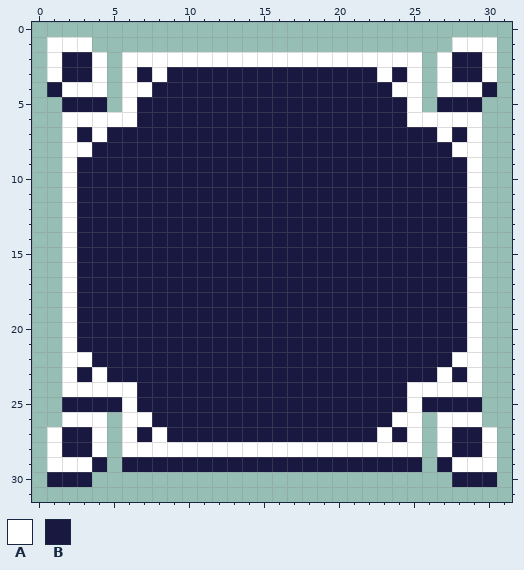
Two versions of one pixel-art sprite, assets/art/sprites/spr_ui_box2.png. This is how it looked before the edit.
The file is 32x32 pixels.
Palette (. is transparent): A #ffffff  B #181840
Pixels before, first column x 1:
 1 AAA........................AAA
 2 ABBA.AAAAAAAAAAAAAAAAAAAA.ABBA
 3 ABBA.ABABBBBBBBBBBBBBBABA.ABBA
 4 BAAA.AABBBBBBBBBBBBBBBBAA.AAAB
 5 .BBB.ABBBBBBBBBBBBBBBBBBA.BBB.
 6 .AAAAABBBBBBBBBBBBBBBBBBAAAAA.
 7 .ABABBBBBBBBBBBBBBBBBBBBBBABA.
 8 .AABBBBBBBBBBBBBBBBBBBBBBBBAA.
 9 .ABBBBBBBBBBBBBBBBBBBBBBBBBBA.
10 .ABBBBBBBBBBBBBBBBBBBBBBBBBBA.
11 .ABBBBBBBBBBBBBBBBBBBBBBBBBBA.
12 .ABBBBBBBBBBBBBBBBBBBBBBBBBBA.
13 .ABBBBBBBBBBBBBBBBBBBBBBBBBBA.
14 .ABBBBBBBBBBBBBBBBBBBBBBBBBBA.
15 .ABBBBBBBBBBBBBBBBBBBBBBBBBBA.
16 .ABBBBBBBBBBBBBBBBBBBBBBBBBBA.
17 .ABBBBBBBBBBBBBBBBBBBBBBBBBBA.
18 .ABBBBBBBBBBBBBBBBBBBBBBBBBBA.
19 .ABBBBBBBBBBBBBBBBBBBBBBBBBBA.
20 .ABBBBBBBBBBBBBBBBBBBBBBBBBBA.
21 .ABBBBBBBBBBBBBBBBBBBBBBBBBBA.
22 .AABBBBBBBBBBBBBBBBBBBBBBBBAA.
23 .ABABBBBBBBBBBBBBBBBBBBBBBABA.
24 .AAAAABBBBBBBBBBBBBBBBBBAAAAA.
25 .BBBBABBBBBBBBBBBBBBBBBBABBBB.
26 .AAA.AABBBBBBBBBBBBBBBBAA.AAA.
27 ABBA.ABABBBBBBBBBBBBBBABA.ABBA
28 ABBA.AAAAAAAAAAAAAAAAAAAA.ABBA
29 AAAB.BBBBBBBBBBBBBBBBBBBB.BAAA
30 BBB........................BBB
And afterwards:
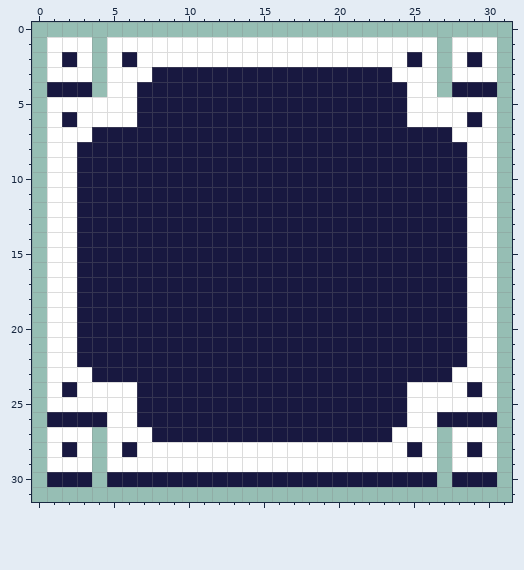
The exact change:
{"y":1,"x":5,"old":"......................","new":"AAAAAAAAAAAAAAAAAAAAAA"}
{"y":2,"x":3,"old":"BA.A","new":"A.AB"}
{"y":2,"x":25,"old":"A.AB","new":"BA.A"}
{"y":3,"x":2,"old":"BBA.","new":"AA.A"}
{"y":3,"x":7,"old":"BA","new":"AB"}
{"y":3,"x":23,"old":"AB","new":"BA"}
{"y":3,"x":26,"old":".ABB","new":"A.AA"}
{"y":4,"x":2,"old":"AAA.","new":"BB.A"}
{"y":4,"x":7,"old":"A","new":"B"}
{"y":4,"x":24,"old":"A","new":"B"}
{"y":4,"x":26,"old":".AAA","new":"A.BB"}
{"y":5,"x":1,"old":".BBB.","new":"AAAAA"}
{"y":5,"x":26,"old":".BBB.","new":"AAAAA"}
{"y":6,"x":1,"old":".A","new":"AB"}
{"y":6,"x":29,"old":"A.","new":"BA"}
{"y":7,"x":1,"old":".","new":"A"}
{"y":7,"x":3,"old":"BA","new":"AB"}
{"y":7,"x":27,"old":"AB","new":"BA"}
{"y":7,"x":30,"old":".","new":"A"}
{"y":8,"x":1,"old":".","new":"A"}
{"y":8,"x":3,"old":"A","new":"B"}
{"y":8,"x":28,"old":"A","new":"B"}
{"y":8,"x":30,"old":".","new":"A"}
{"y":9,"x":1,"old":".","new":"A"}
{"y":9,"x":30,"old":".","new":"A"}
{"y":10,"x":1,"old":".","new":"A"}
{"y":10,"x":30,"old":".","new":"A"}
{"y":11,"x":1,"old":".","new":"A"}
{"y":11,"x":30,"old":".","new":"A"}
{"y":12,"x":1,"old":".","new":"A"}
{"y":12,"x":30,"old":".","new":"A"}
{"y":13,"x":1,"old":".","new":"A"}
{"y":13,"x":30,"old":".","new":"A"}
{"y":14,"x":1,"old":".","new":"A"}
{"y":14,"x":30,"old":".","new":"A"}
{"y":15,"x":1,"old":".","new":"A"}
{"y":15,"x":30,"old":".","new":"A"}
{"y":16,"x":1,"old":".","new":"A"}
{"y":16,"x":30,"old":".","new":"A"}
{"y":17,"x":1,"old":".","new":"A"}
{"y":17,"x":30,"old":".","new":"A"}
{"y":18,"x":1,"old":".","new":"A"}
{"y":18,"x":30,"old":".","new":"A"}
{"y":19,"x":1,"old":".","new":"A"}
{"y":19,"x":30,"old":".","new":"A"}
{"y":20,"x":1,"old":".","new":"A"}
{"y":20,"x":30,"old":".","new":"A"}
{"y":21,"x":1,"old":".","new":"A"}
{"y":21,"x":30,"old":".","new":"A"}
{"y":22,"x":1,"old":".","new":"A"}
{"y":22,"x":3,"old":"A","new":"B"}
{"y":22,"x":28,"old":"A","new":"B"}
{"y":22,"x":30,"old":".","new":"A"}
{"y":23,"x":1,"old":".","new":"A"}
{"y":23,"x":3,"old":"BA","new":"AB"}
{"y":23,"x":27,"old":"AB","new":"BA"}
{"y":23,"x":30,"old":".","new":"A"}
{"y":24,"x":1,"old":".A","new":"AB"}
{"y":24,"x":29,"old":"A.","new":"BA"}
{"y":25,"x":1,"old":".BBBB","new":"AAAAA"}
{"y":25,"x":26,"old":"BBBB.","new":"AAAAA"}
{"y":26,"x":1,"old":".AAA.","new":"BBBBA"}
{"y":26,"x":7,"old":"A","new":"B"}
{"y":26,"x":24,"old":"A","new":"B"}
{"y":26,"x":26,"old":".AAA.","new":"ABBBB"}
{"y":27,"x":2,"old":"BBA.","new":"AA.A"}
{"y":27,"x":7,"old":"BA","new":"AB"}
{"y":27,"x":23,"old":"AB","new":"BA"}
{"y":27,"x":26,"old":".ABB","new":"A.AA"}
{"y":28,"x":3,"old":"BA.A","new":"A.AB"}
{"y":28,"x":25,"old":"A.AB","new":"BA.A"}
{"y":29,"x":4,"old":"B.BBBBBBBBBBBBBBBBBBBB.B","new":".AAAAAAAAAAAAAAAAAAAAAA."}
{"y":30,"x":5,"old":"......................","new":"BBBBBBBBBBBBBBBBBBBBBB"}
